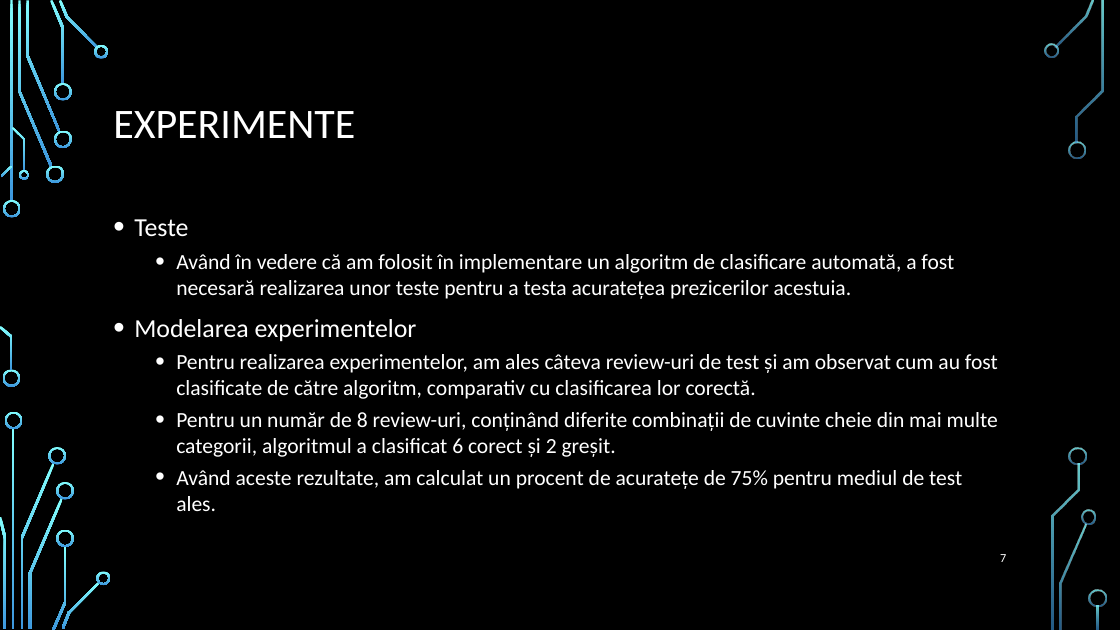
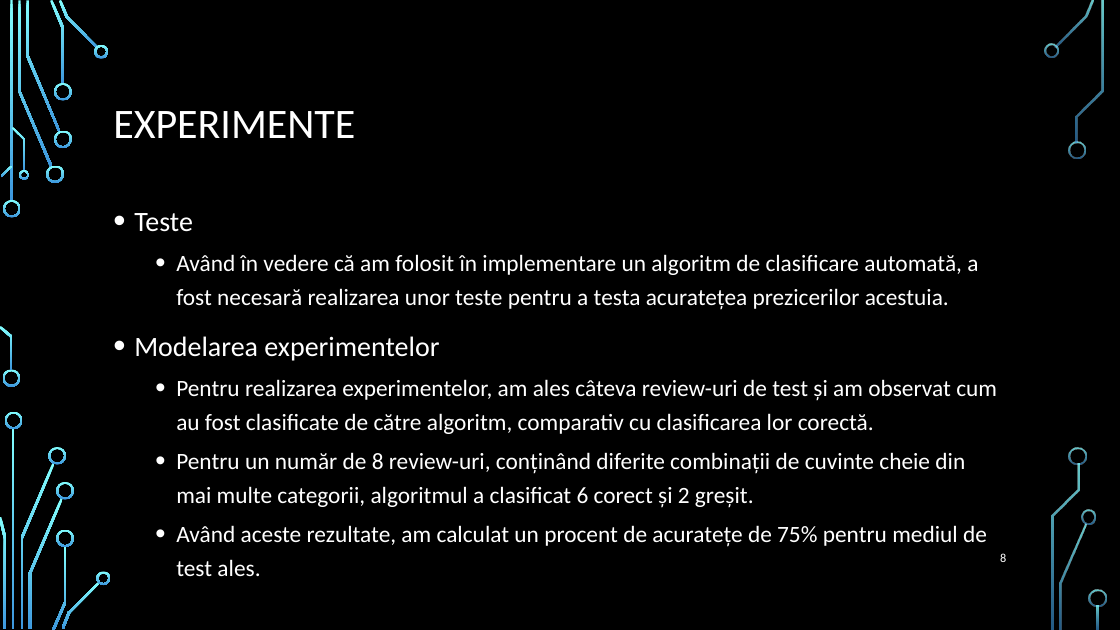
Before and after one commit to ddorian12/Licenta2018BazganDorian, a slide deck: slide 8 of ReviewFactsBest.pptx (slide 7 before the commit). Drawn at 1120x630 pixels with LibreOffice and Linux fonts; fonts in the diff are those of the drawing; background and template pictures are left out. Boxes give left, top, right and bottom in pixels: in the first picture for what was removed or moved away, otherwise in the second. Text is boxed around its words. In the diff, an @@ line names an element or a change of style, - is before the commit and + after.

```diff
--- a/ReviewFactsBest.pptx
+++ b/ReviewFactsBest.pptx
@@ text "Teste" at bbox=[134, 213, 997, 576]: size 22.2 to 24 pt in "Teste", "Modelarea experimentelor"; size 18.5 to 20 pt; line spacing 1 to 1.2 @@
@@ page number at bbox=[1000, 553, 1006, 562]: text changed @@
-7
+8
```
Also in this commit, not shown: 5 other slides changed, 1 slide added.
